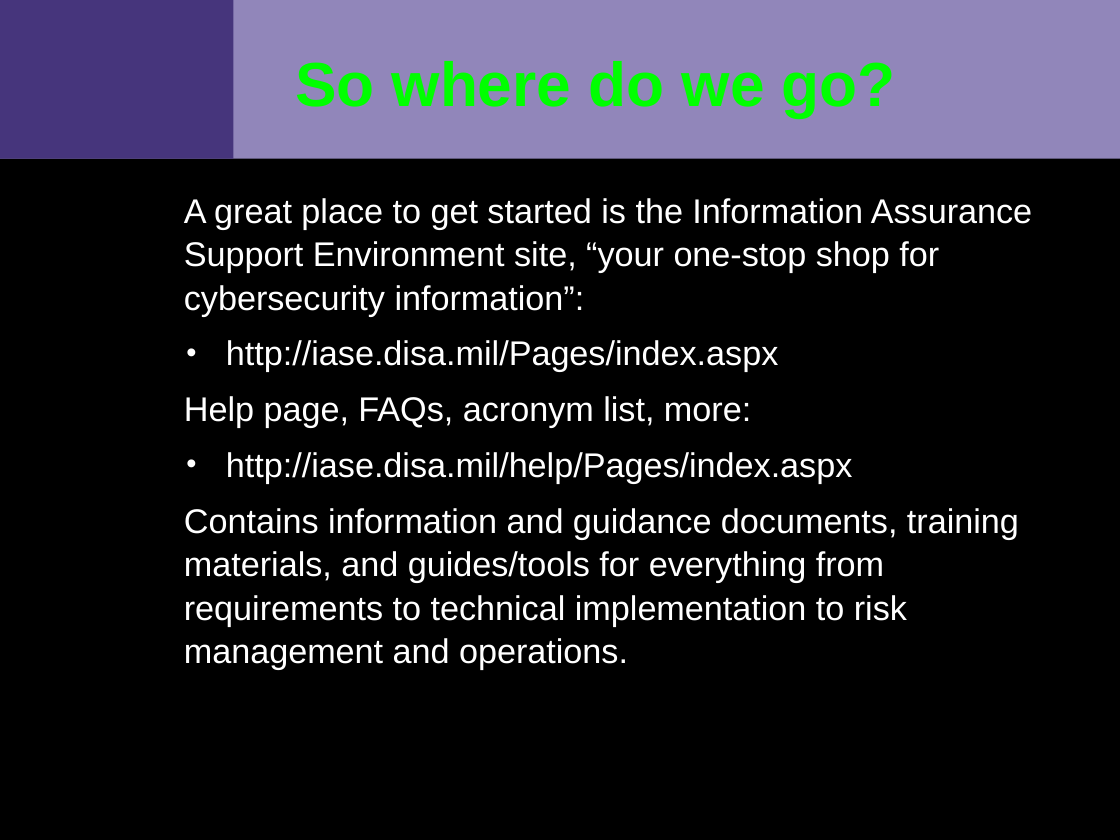
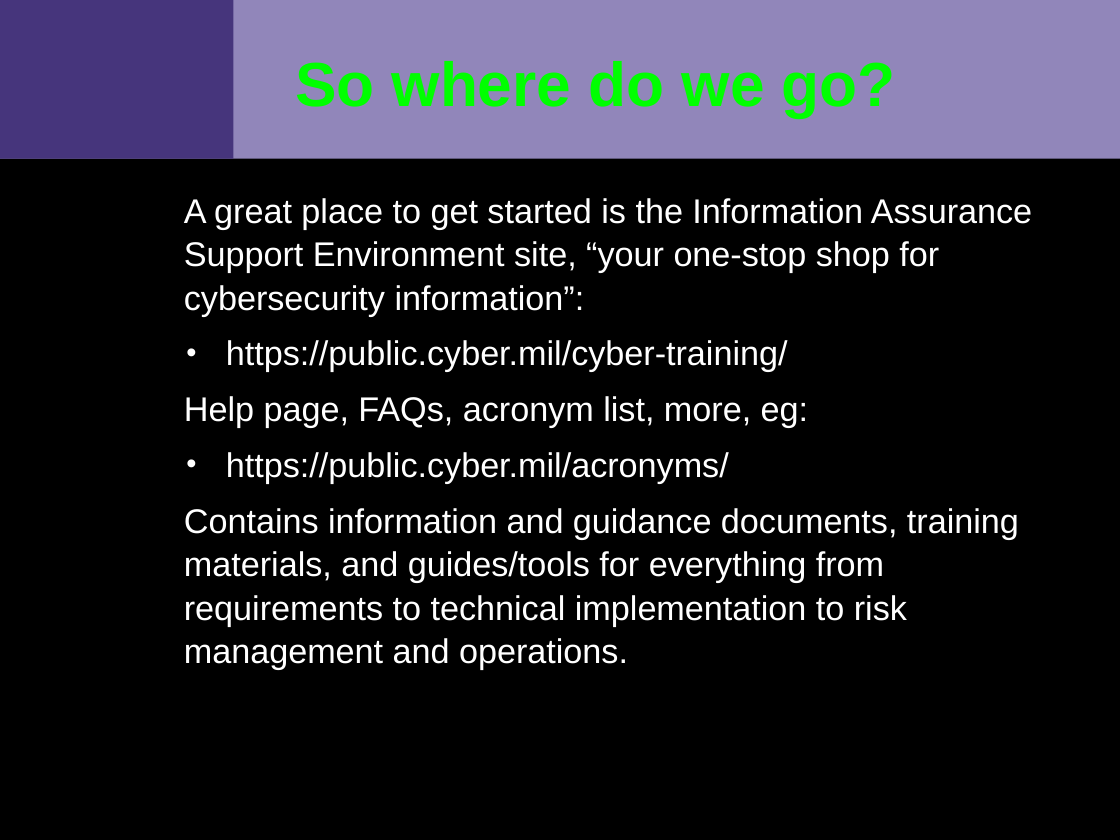
Before and after one commit to VCTLabs/elc2015-presentations, a slide deck: slide 4 of security_IoT/security_assessment_slides.odp. Drawn at 1120x840 pixels with LibreOffice and Linux fonts; fonts in the diff are those of the drawing; background and template pictures are left out. Boxes give left, top, right and bottom in pixels: in the first picture for what was removed or moved away, otherwise in the second. Text is boxed around its words. In the diff, an @@ line names an element or a change of style, - is before the commit and + after.

```diff
--- a/security_IoT/security_assessment_slides.odp
+++ b/security_IoT/security_assessment_slides.odp
@@ text at [184,340,808,483]: text changed @@
-  • http://iase.disa.mil/Pages/index.aspx
-Help page, FAQs, acronym list, more:
-  • http://iase.disa.mil/help/Pages/index.aspx
+  • https://public.cyber.mil/cyber-training/
+Help page, FAQs, acronym list, more, eg:
+  • https://public.cyber.mil/acronyms/
```
Also in this commit, not shown: 4 other slides changed, 1 other file.
